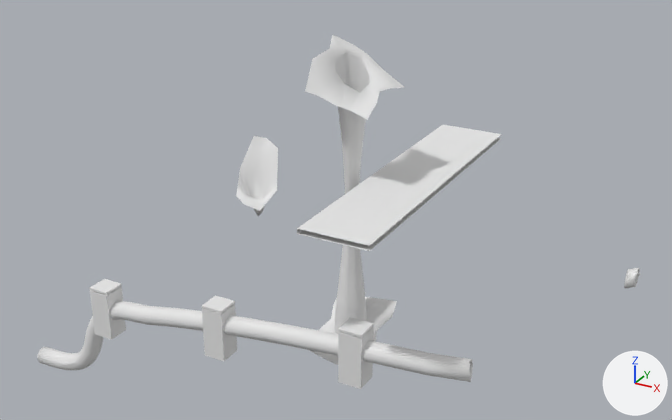
The Blender file Assets/models/cave/room02/room02e.blend: old version first, new version second.
Both versions are drawn from a 50 mm camera at (-91.9, -187.9, 34.2) aimed at (-136.9, -105.9, -6.8). Arrows for +X, +Y and +Z are at lower right; the lights stay in place.

Script lines for the objects in view, before the commit:
```python
ob_02a_003_room = bpy.data.objects.new('02a.003_room', me_cylinder_011)
ob_02a_003_room.parent = ob_02a_003
ob_02a_003_room.location = (0.0, 0.0, 0.0)
ob_pipe_line = bpy.data.objects.new('pipe_line', None)
ob_pipe_line.location = (-146.8, -120.1, -17.82)
ob_pipe_main = bpy.data.objects.new('pipe_main', me_mesh)
ob_pipe_main.parent = ob_pipe_line
ob_pipe_main.location = (-146.8, -120.1, -17.82)
ob_pipe_main.rotation_euler = (1.571, -0.201, 0.0)  # degrees (90, -12, 0)
ob_pipe_main.scale = (23.7, 23.7, 23.7)
ob_pipe_main_001 = bpy.data.objects.new('pipe_main.001', me_mesh_001)
ob_pipe_main_001.parent = ob_pipe_line
ob_pipe_main_001.location = (-146.8, -120.1, -17.82)
ob_pipe_main_001.rotation_euler = (1.571, -0.201, 0.0)  # degrees (90, -12, 0)
ob_pipe_main_001.scale = (23.7, 23.7, 23.7)
ob_pipe_support_000 = bpy.data.objects.new('pipe_support.000', me_cube)
ob_pipe_support_000.parent = ob_pipe_line
ob_pipe_support_000.location = (-127.0, -120.1, -15.01)
ob_pipe_support_002 = bpy.data.objects.new('pipe_support.002', me_cube_004)
ob_pipe_support_002.parent = ob_pipe_line
ob_pipe_support_002.location = (-158.3, -120.1, -18.82)
# also in view: 'platform.001' at (-125.2, -112.3, 1.5); '02a.003_column.000' at (-130.0, -115.3, -1.5); 'pipe_support.001' at (-143.0, -120.1, -16.1); '02a.003_stalag.001' at (-133.8, -125.6, 4.1)
```
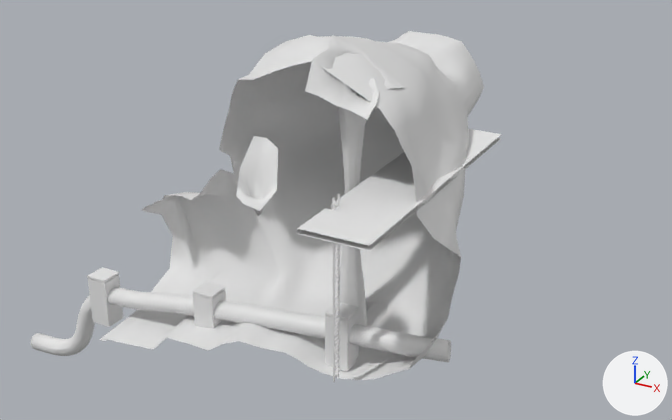
ob_pipe_line is not drawn itself; it is the parent of ob_pipe_support_002, ob_pipe_main_001, ob_pipe_support_001, ob_pipe_support_000, ob_pipe_main.

Where the change shows, as pixel boxes (x1, y1, x2, y2) in the pictures (672 x 420 px):
'02a.003_room', shown
    after: (103, 31, 484, 380)
'pipe_main', moved
    before: (37, 301, 473, 382)
    after: (30, 287, 451, 362)
'pipe_support.000', moved
    before: (338, 317, 373, 389)
    after: (325, 302, 359, 371)
'pipe_support.001', moved
    before: (201, 295, 237, 361)
    after: (192, 282, 226, 329)
'pipe_support.002', moved
    before: (89, 279, 126, 340)
    after: (87, 267, 123, 327)
'ladder', added
    after: (333, 194, 340, 382)
'pipe_main.001', deleted
    before: (624, 268, 641, 288)
'02e_room02f_coupling', added
    after: (99, 205, 174, 341)

Diff of the bpy script that builds the scene:
```diff
--- a/Assets/models/cave/room02/room02e.blend.py
+++ b/Assets/models/cave/room02/room02e.blend.py
@@ mat_alien_metal01_lg_001 @@
+mat_alien_metal01_lg_001 = diffuse_material('alien_metal01_lg.001')
+mat_alien_metal01_lg_001.base_color = (0.8, 0.8, 0.8)  # white #e7e7e7
@@ me_cube_001 @@
+me_cube_001.from_pydata(...)  # 557 vertices, 510 faces; spans x -31.5..0.1, y 0.0..4.5, z -10.1..8.7
+me_cube_001.materials.append(mat_alien_metal01_lg_001)  # its picture is missing
@@ me_cylinder_000 @@
+me_cylinder_000.from_pydata(...)  # 40 vertices, 20 faces; spans x -157.0..-156.1, y -124.5..-108.7, z -20.0..-7.2
+me_cylinder_000.polygons.foreach_set('use_smooth', [True] * 20)
@@ ob_02a_003_room @@
 _m = ob_02a_003_room.modifiers.new('Mask', 'MASK')
 _m.vertex_group = 'back'
-ob_02a_003_room.hide_set(True)  # wire or fog, not drawn
@@ ob_pipe_line @@
 ob_pipe_line = bpy.data.objects.new('pipe_line', None)
-ob_pipe_line.location = (-146.8, -120.1, -17.82)
+ob_pipe_line.location = (-149.2, -118.4, -17.57)
@@ ob_pipe_support_002 @@
 ob_pipe_support_002.matrix_parent_inverse = Matrix(((1.0, 0.0, 0.0, 146.8), (0.0, 1.0, 0.0, 120.1), (0.0, 0.0, 1.0, 17.82), (0.0, 0.0, 0.0, 1.0)))
-ob_pipe_support_002.location = (-158.3, -120.1, -18.82)
+ob_pipe_support_002.location = (-157.8, -120.1, -18.82)
@@ ob_pipe_main_001 @@
-ob_pipe_main_001 = bpy.data.objects.new('pipe_main.001', me_mesh_001)
-ob_pipe_main_001.parent = ob_pipe_line
-ob_pipe_main_001.matrix_parent_inverse = Matrix(((1.0, 0.0, 0.0, 146.8), (0.0, 1.0, 0.0, 120.1), (0.0, 0.0, 1.0, 17.82), (0.0, 0.0, 0.0, 1.0)))
-ob_pipe_main_001.location = (-146.8, -120.1, -17.82)
-ob_pipe_main_001.rotation_euler = (1.571, -0.201, 0.0)  # degrees (90, -12, 0)
-ob_pipe_main_001.scale = (23.7, 23.7, 23.7)
-_m = ob_pipe_main_001.modifiers.new('Solidify', 'SOLIDIFY')
-_m.nonmanifold_thickness_mode = 'FIXED'
-_m.nonmanifold_merge_threshold = 0.0003
@@ ob_pipe_main @@
 ob_pipe_main.matrix_parent_inverse = Matrix(((1.0, 0.0, 0.0, 146.8), (0.0, 1.0, 0.0, 120.1), (0.0, 0.0, 1.0, 17.82), (0.0, 0.0, 0.0, 1.0)))
-ob_pipe_main.location = (-146.8, -120.1, -17.82)
+ob_pipe_main.location = (-147.2, -120.1, -17.82)
 ob_pipe_main.rotation_euler = (1.571, -0.201, 0.0)  # degrees (90, -12, 0)
@@ ob_ladder @@
+ob_ladder = bpy.data.objects.new('ladder', me_cube_001)
+ob_ladder.location = (-127.8, -122.52, -5.85)
+ob_ladder.scale = (0.581, 1.0, 1.0)
+_m = ob_ladder.modifiers.new('Mirror', 'MIRROR')
+_m.use_axis = (False, True, False)
+_m.use_clip = True
@@ ob_02e_room02f_coupling @@
+ob_02e_room02f_coupling = bpy.data.objects.new('02e_room02f_coupling', me_cylinder_000)
+ob_02e_room02f_coupling.parent = ob_02a_003
+ob_02e_room02f_coupling.location = (0.0, 0.0, 0.0)
+ob_02e_room02f_coupling.scale = (1.0, 1.0, 1.0)
+_vg = ob_02e_room02f_coupling.vertex_groups.new(name='Group')
+_vg = ob_02e_room02f_coupling.vertex_groups.new(name='front')
+_vg = ob_02e_room02f_coupling.vertex_groups.new(name='back')
+_vg.add([0, 1, 2, 3, 5, 9, 13, 14, 15, 16, 18, 22, 23, 25, 26, 27, 28, 33, 34, 35, 36, 38], 1.0, 'REPLACE')
+_m = ob_02e_room02f_coupling.modifiers.new('Mask', 'MASK')
+_m.vertex_group = 'back'
```
